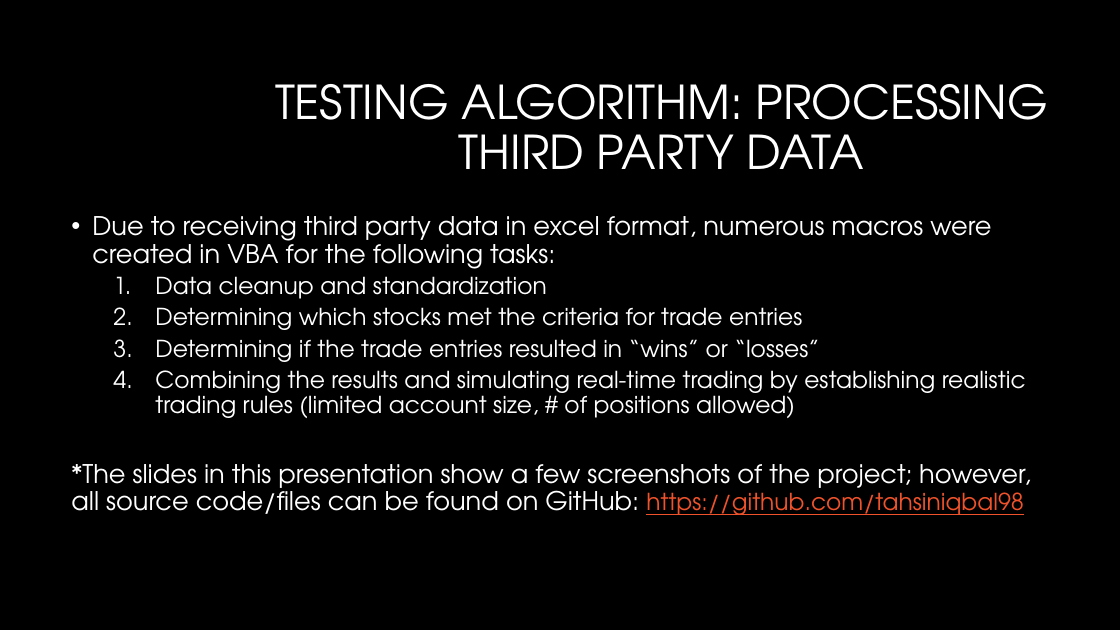
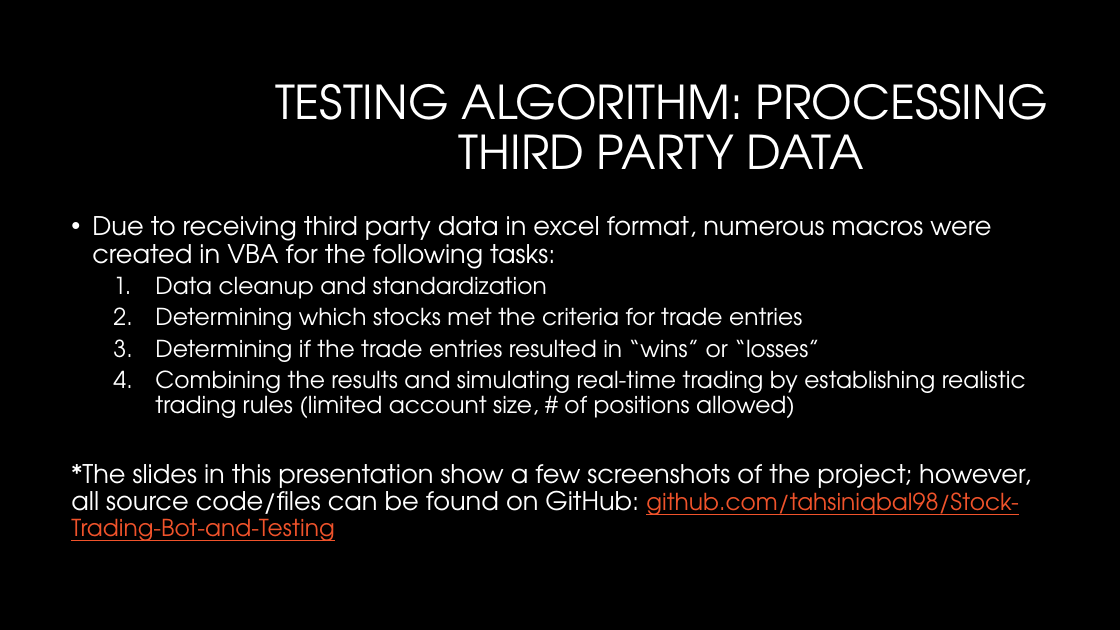
Before and after one commit to tahsiniqbal98/Stock-Trading-Bot-and-Testing, a slide deck: slide 3 of README_Portfolio_Presentation.pptx. Drawn at 1120x630 pixels with LibreOffice and Linux fonts; fonts in the diff are those of the drawing; background and template pictures are left out. Boxes give left, top, right and bottom in pixels: in the first picture for what was removed or moved away, otherwise in the second. Text is boxed around its words. In the diff, an @@ line names an element or a change of style, - is before the commit and + after.

```diff
--- a/README_Portfolio_Presentation.pptx
+++ b/README_Portfolio_Presentation.pptx
@@ text at bbox=[71, 464, 1031, 541]: text changed @@
-*The slides in this presentation show a few screenshots of the project; however, all source code/files can be found on GitHub: https://github.com/tahsiniqbal98
+*The slides in this presentation show a few screenshots of the project; however, all source code/files can be found on GitHub: github.com/tahsiniqbal98/Stock-Trading-Bot-and-Testing
```
